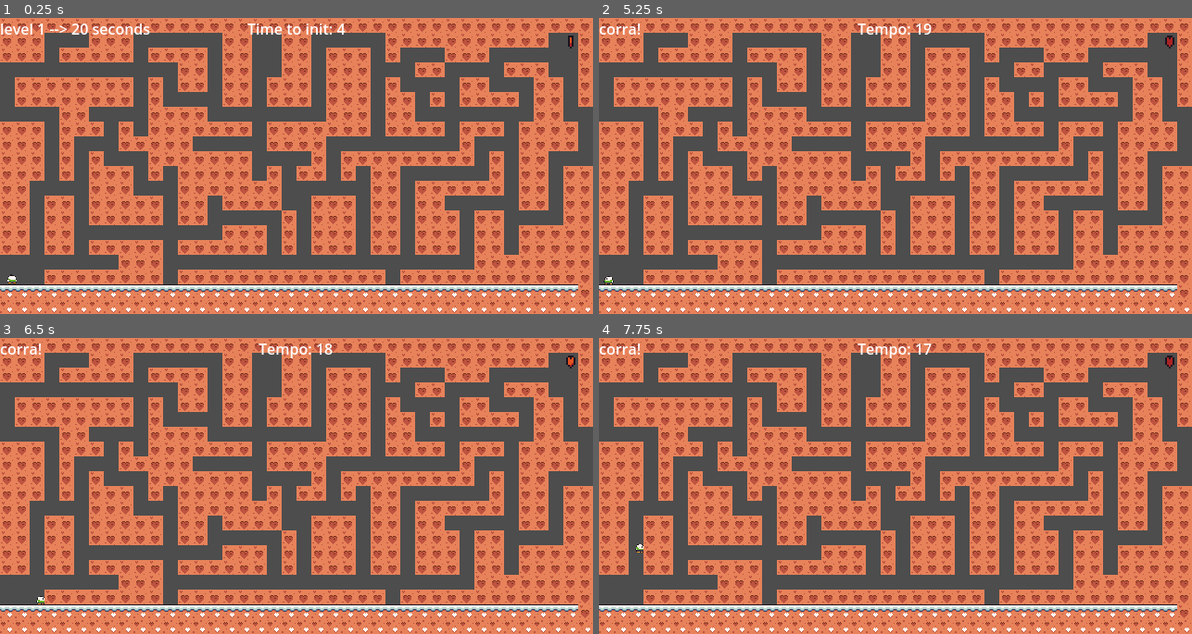
Above: before the commit, frames 1-4 (two rows, left to right).
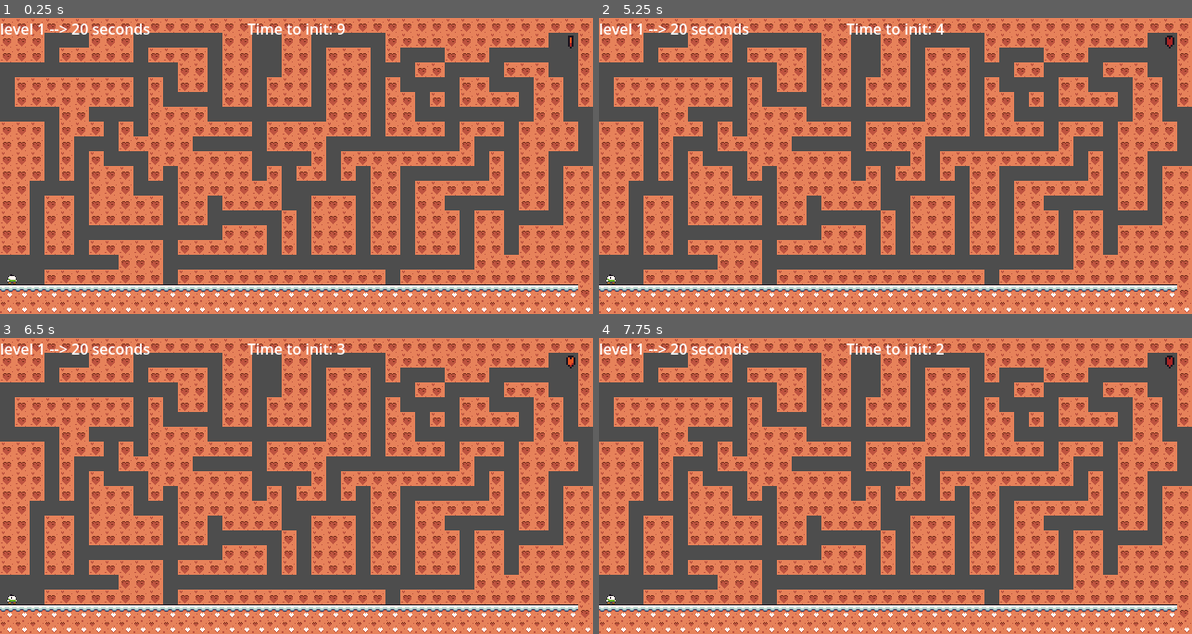
Above: after the commit, the same moments.

Repository: victordev018/Labirint-game
Game: Godot game, scene res://levels/fase_1.tscn
Two runs of this game, one before a commit and one after it. Both use one fixed random seed, a clock stepped at 60 frames per second and the inputs below.
Inputs:
- Up to frame 1 (0.25 s): no input
- Up to frame 2 (5.25 s): tap Enter at 0.5, 2.75, 5 s; hold D (mv_right) 0.53-1.28 s; hold S (mv_down) 1.28-2.03 s; tap Space at 2, 3.5 s; hold D (mv_right) 2.03-2.78 s; hold W (mv_up) 2.78-3.53 s; hold A (mv_left) 3.53-5.03 s; hold S (mv_down) from 5.03 s (still down)
- Up to frame 3 (6.5 s): tap Space at 5.75 s; release S (mv_down) at 5.78 s; hold D (mv_right) from 5.78 s (still down)
- Up to frame 4 (7.75 s): release D (mv_right) at 6.53 s; hold W (mv_up) 6.53-7.28 s; hold D (mv_right) from 7.28 s (still down)

The runs differ from the first frame. In frame 1, less than 0.1% of the frame differs, in the area x 56-59%, y 1-6%; in frame 2, 0.8%; in frame 3, 0.8%, in the area x 0-59%, y 1-90%; in frame 4, 0.8%.

Commit message:
Adicionando itens no levl 3 e criando scene de Game Won

Diff:
--- a/game labirinto/levels/fase_1.tscn
+++ b/game labirinto/levels/fase_1.tscn
@@ -156,7 +156,7 @@
 one_shot = true
 
 [node name="TimerInit" type="Timer" parent="."]
-wait_time = 5.0
+wait_time = 10.0
 one_shot = true
 autostart = true
 
--- a/game labirinto/levels/fase_2.tscn
+++ b/game labirinto/levels/fase_2.tscn
@@ -179,10 +179,7 @@
 position = Vector2(194, -81)
 
 [node name="moreTime5" parent="More Time" instance=ExtResource("5_5odvk")]
-position = Vector2(237, -80)
-
-[node name="moreTime6" parent="More Time" instance=ExtResource("5_5odvk")]
-position = Vector2(321, 32)
+position = Vector2(383, 31)
 
 [node name="moreTime7" parent="More Time" instance=ExtResource("5_5odvk")]
 position = Vector2(319, 176)
@@ -190,17 +187,11 @@
 [node name="moreTime8" parent="More Time" instance=ExtResource("5_5odvk")]
 position = Vector2(319, 176)
 
-[node name="moreTime9" parent="More Time" instance=ExtResource("5_5odvk")]
-position = Vector2(495, 47)
-
-[node name="moreTime10" parent="More Time" instance=ExtResource("5_5odvk")]
-position = Vector2(192, 114)
-
 [node name="moreTime11" parent="More Time" instance=ExtResource("5_5odvk")]
 position = Vector2(94, -80)
 
 [node name="moreTime12" parent="More Time" instance=ExtResource("5_5odvk")]
-position = Vector2(416, 63)
+position = Vector2(497, -50)
 
 [node name="moreTime4" parent="More Time" instance=ExtResource("5_5odvk")]
 position = Vector2(-47, -2)
--- a/game labirinto/levels/fase_3.tscn
+++ b/game labirinto/levels/fase_3.tscn
@@ -1,9 +1,10 @@
-[gd_scene load_steps=7 format=3 uid="uid://g786tl6h6qcf"]
+[gd_scene load_steps=8 format=3 uid="uid://g786tl6h6qcf"]
 
 [ext_resource type="Script" path="res://scripts/fase_1.gd" id="1_6yxdv"]
 [ext_resource type="PackedScene" uid="uid://khd5ueqw7mka" path="res://scenes/player.tscn" id="2_h8mkf"]
 [ext_resource type="Texture2D" uid="uid://c6tvddml5a8ut" path="res://assets/Seasonal Tilesets/Seasonal Tilesets/4 - Winter World/Terrain (16 x 16).png" id="3_sg1qq"]
 [ext_resource type="PackedScene" uid="uid://7d4vvt0mpnjk" path="res://scenes/chegada.tscn" id="4_018dr"]
+[ext_resource type="PackedScene" uid="uid://cc76g37ukpw0w" path="res://scenes/more_time.tscn" id="5_g0jyf"]
 
 [sub_resource type="TileSetAtlasSource" id="TileSetAtlasSource_e2da0"]
 texture = ExtResource("3_sg1qq")
@@ -167,6 +168,28 @@
 offset_bottom = 23.0
 text = "level 3  --> 10 seconds"
 
+[node name="more time" type="Node2D" parent="."]
+
+[node name="moreTime3" parent="more time" instance=ExtResource("5_g0jyf")]
+
+[node name="moreTime5" parent="more time" instance=ExtResource("5_g0jyf")]
+position = Vector2(-98, -20)
+
+[node name="moreTime7" parent="more time" instance=ExtResource("5_g0jyf")]
+position = Vector2(192, -81)
+
+[node name="moreTime8" parent="more time" instance=ExtResource("5_g0jyf")]
+position = Vector2(304, -81)
+
+[node name="moreTime10" parent="more time" instance=ExtResource("5_g0jyf")]
+position = Vector2(175, 61)
+
+[node name="moreTime12" parent="more time" instance=ExtResource("5_g0jyf")]
+position = Vector2(318, 176)
+
+[node name="moreTime17" parent="more time" instance=ExtResource("5_g0jyf")]
+position = Vector2(497, -48)
+
 [connection signal="body_entered" from="chegada" to="." method="_on_chegada_body_entered"]
 [connection signal="timeout" from="TimerGame" to="." method="_on_timer_timeout"]
 [connection signal="timeout" from="TimerGame" to="TimerGame" method="_on_timeout"]
--- /dev/null
+++ b/game labirinto/levels/game_won.tscn
@@ -0,0 +1,15 @@
+[gd_scene format=3 uid="uid://cxpdybmlms6jk"]
+
+[node name="Game_won" type="Node2D"]
+
+[node name="CanvasLayer" type="CanvasLayer" parent="."]
+
+[node name="Label" type="Label" parent="CanvasLayer"]
+anchors_preset = 15
+anchor_right = 1.0
+anchor_bottom = 1.0
+grow_horizontal = 2
+grow_vertical = 2
+text = "You Won!"
+horizontal_alignment = 1
+vertical_alignment = 1
--- a/game labirinto/scripts/chegada.gd
+++ b/game labirinto/scripts/chegada.gd
@@ -4,7 +4,8 @@
 var levels: Array[String] = [
 	"res://levels/fase_1.tscn", # index 0
 	"res://levels/fase_2.tscn", # index 1
-	"res://levels/fase_3.tscn"  # index 2
+	"res://levels/fase_3.tscn",  # index 2
+	"res://levels/game_won.tscn" # index 3
 ]
 
 # executa sempre que o PLayer chegar no ponto final:
@@ -13,7 +14,10 @@
 		GlobalVar.levelAtual += 1  # incrementa o level
 		if GlobalVar.levelAtual == 1:
 			# invoca a função para ir para a fase 2
-			GlobalVar.next_scene(levels[GlobalVar.levelAtual])
+			GlobalVar.next_scene(levels[GlobalVar.levelAtual]);
 			# invoca a função para ir para a fase 3
 		elif GlobalVar.levelAtual == 2:
-			GlobalVar.next_scene(levels[GlobalVar.levelAtual])
+			GlobalVar.next_scene(levels[GlobalVar.levelAtual]);
+			# invoca a função para ir para a cena da Tela de ganhador
+		elif GlobalVar.levelAtual == 3:
+			GlobalVar.next_scene(levels[GlobalVar.levelAtual]);
--- a/game labirinto/scripts/fase_1.gd
+++ b/game labirinto/scripts/fase_1.gd
@@ -35,7 +35,7 @@
 func _on_timer_timeout():
 	labelTime.text = "Time Is Over!"
 	# chama a scene de game over
-	get_tree().change_scene_to_file("res://scenes/game_over.tscn")
+	get_tree().change_scene_to_file("res://levels/game_over.tscn")
 
 
 # executa quando o time init esgota
Renamed: game labirinto/scenes/game_over.tscn -> game labirinto/levels/game_over.tscn
